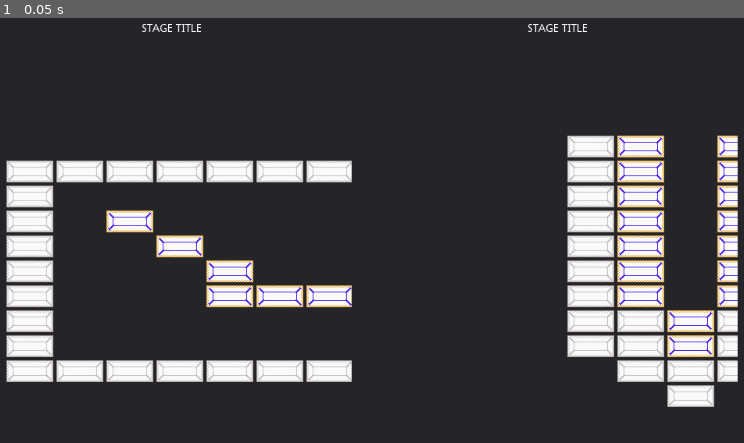
Above: before the commit, frame 1.
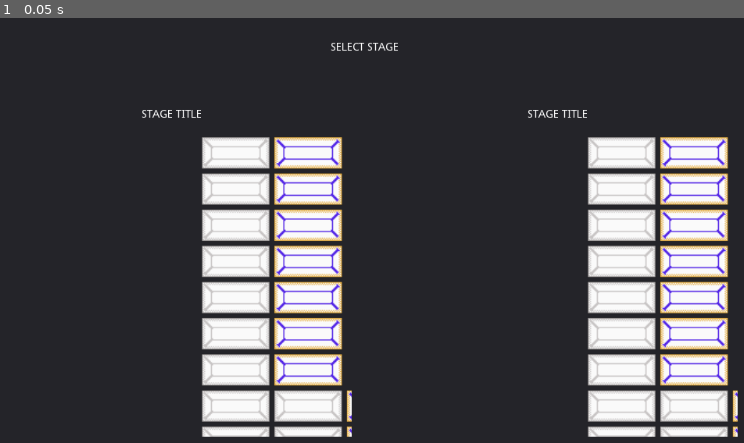
Above: after the commit, the same moment.

Repository: Anatolij-Grigorjev/Breakout4Godot
Game: Godot game, scene res://menus/StageSelectMenu.tscn
Same seed, same stepped clock (60 frames per second), same inputs: the game is played once before the commit and once after it. This scene is started directly instead of the project's main scene.
Inputs:
- Up to frame 1 (0.05 s): no input

The runs differ from the first frame. In frame 1, 30% of the frame differs, in the area x 0-100%, y 1-99%.

Commit message:
steps to scale and center bricks correctly in stage selection

Diff:
--- a/game/menus/StageSelectBlock.gd
+++ b/game/menus/StageSelectBlock.gd
@@ -19,6 +19,19 @@
 
 func _center_in_viewport(viewport: Viewport, bricks: BricksMap):
 
+	var scale_factor = _get_bricks_scale_factor(viewport, bricks)
+	var bricks_orig_size = bricks.get_used_rect().size * bricks.cell_size
+	var bricks_size = bricks_orig_size * scale_factor
+	var viewport_size = viewport.get_visible_rect().size
+	bricks.scale *= scale_factor
+	bricks.global_position = viewport_size / 2 - bricks_size / 2
+	print("bricks_orig_size=%s|\nscale_factor=%s|\nbricks_size=%s|\nviewport_size=%s|\nbricks_pos=%s|" % [
+		bricks_orig_size, scale_factor, bricks_size, viewport_size, bricks.global_position
+	])
+
+
+func _get_bricks_scale_factor(viewport: Viewport, bricks: BricksMap) -> float:
+	var viewport_size = viewport.get_visible_rect().size
 	var bricks_size = bricks.get_used_rect().size * bricks.cell_size
-	var viewport_visible = viewport.get_visible_rect()
-	bricks.global_position = Vector2(viewport_visible.position + viewport_visible.size / 2) - bricks_size / 2
+
+	return min(viewport_size.x / bricks_size.x, viewport_size.y / bricks_size.y)
--- a/game/menus/StageSelectBlock.tscn
+++ b/game/menus/StageSelectBlock.tscn
@@ -1,11 +1,13 @@
-[gd_scene load_steps=2 format=2]
+[gd_scene load_steps=3 format=2]
 
 [ext_resource path="res://menus/StageSelectBlock.gd" type="Script" id=1]
+[ext_resource path="res://bricks/BricksMapVase.tscn" type="PackedScene" id=2]
 
 [node name="StageSelectBlock" type="Control"]
 anchor_right = 1.0
 anchor_bottom = 1.0
 script = ExtResource( 1 )
+stage_bricks = ExtResource( 2 )
 
 [node name="Panel" type="Panel" parent="."]
 anchor_right = 1.0
@@ -27,22 +29,24 @@
 
 [node name="StageTitle" type="Label" parent="Panel/MarginContainer/VBoxContainer"]
 margin_right = 994.0
-margin_bottom = 14.0
+margin_bottom = 56.0
 size_flags_horizontal = 3
+size_flags_vertical = 7
 text = "STAGE TITLE"
 align = 1
 valign = 1
 
 [node name="ViewportContainer" type="ViewportContainer" parent="Panel/MarginContainer/VBoxContainer"]
-margin_top = 18.0
+margin_top = 60.0
 margin_right = 994.0
 margin_bottom = 570.0
 size_flags_horizontal = 3
 size_flags_vertical = 3
+size_flags_stretch_ratio = 9.0
 stretch = true
 
 [node name="Viewport" type="Viewport" parent="Panel/MarginContainer/VBoxContainer/ViewportContainer"]
-size = Vector2( 800, 600 )
+size = Vector2( 994, 510 )
 size_override_stretch = true
 transparent_bg = true
 handle_input_locally = false
--- a/game/menus/StageSelectMenu.tscn
+++ b/game/menus/StageSelectMenu.tscn
@@ -1,8 +1,6 @@
-[gd_scene load_steps=4 format=2]
+[gd_scene load_steps=2 format=2]
 
 [ext_resource path="res://menus/StageSelectBlock.tscn" type="PackedScene" id=1]
-[ext_resource path="res://bricks/BricksMapSmile.tscn" type="PackedScene" id=2]
-[ext_resource path="res://bricks/BricksMapVase.tscn" type="PackedScene" id=3]
 
 [node name="StageSelectMenu" type="Control"]
 anchor_right = 1.0
@@ -20,30 +18,43 @@
 custom_constants/margin_left = 20
 custom_constants/margin_bottom = 20
 
-[node name="GridContainer" type="GridContainer" parent="Panel/MarginContainer"]
+[node name="VBoxContainer" type="VBoxContainer" parent="Panel/MarginContainer"]
 margin_left = 20.0
 margin_top = 20.0
 margin_right = 1004.0
 margin_bottom = 580.0
+
+[node name="SelectStageLbl" type="Label" parent="Panel/MarginContainer/VBoxContainer"]
+margin_right = 984.0
+margin_bottom = 92.0
+size_flags_vertical = 7
+text = "SELECT STAGE"
+align = 1
+valign = 1
+uppercase = true
+
+[node name="GridContainer" type="GridContainer" parent="Panel/MarginContainer/VBoxContainer"]
+margin_top = 96.0
+margin_right = 984.0
+margin_bottom = 560.0
 size_flags_horizontal = 3
 size_flags_vertical = 3
+size_flags_stretch_ratio = 5.0
 columns = 2
 
-[node name="StageSelectBlock" parent="Panel/MarginContainer/GridContainer" instance=ExtResource( 1 )]
+[node name="StageSelectBlock" parent="Panel/MarginContainer/VBoxContainer/GridContainer" instance=ExtResource( 1 )]
 anchor_right = 0.0
 anchor_bottom = 0.0
 margin_right = 490.0
-margin_bottom = 560.0
+margin_bottom = 464.0
 size_flags_horizontal = 3
 size_flags_vertical = 3
-stage_bricks = ExtResource( 2 )
 
-[node name="StageSelectBlock2" parent="Panel/MarginContainer/GridContainer" instance=ExtResource( 1 )]
+[node name="StageSelectBlock2" parent="Panel/MarginContainer/VBoxContainer/GridContainer" instance=ExtResource( 1 )]
 anchor_right = 0.0
 anchor_bottom = 0.0
 margin_left = 494.0
 margin_right = 984.0
-margin_bottom = 560.0
+margin_bottom = 464.0
 size_flags_horizontal = 3
 size_flags_vertical = 3
-stage_bricks = ExtResource( 3 )
